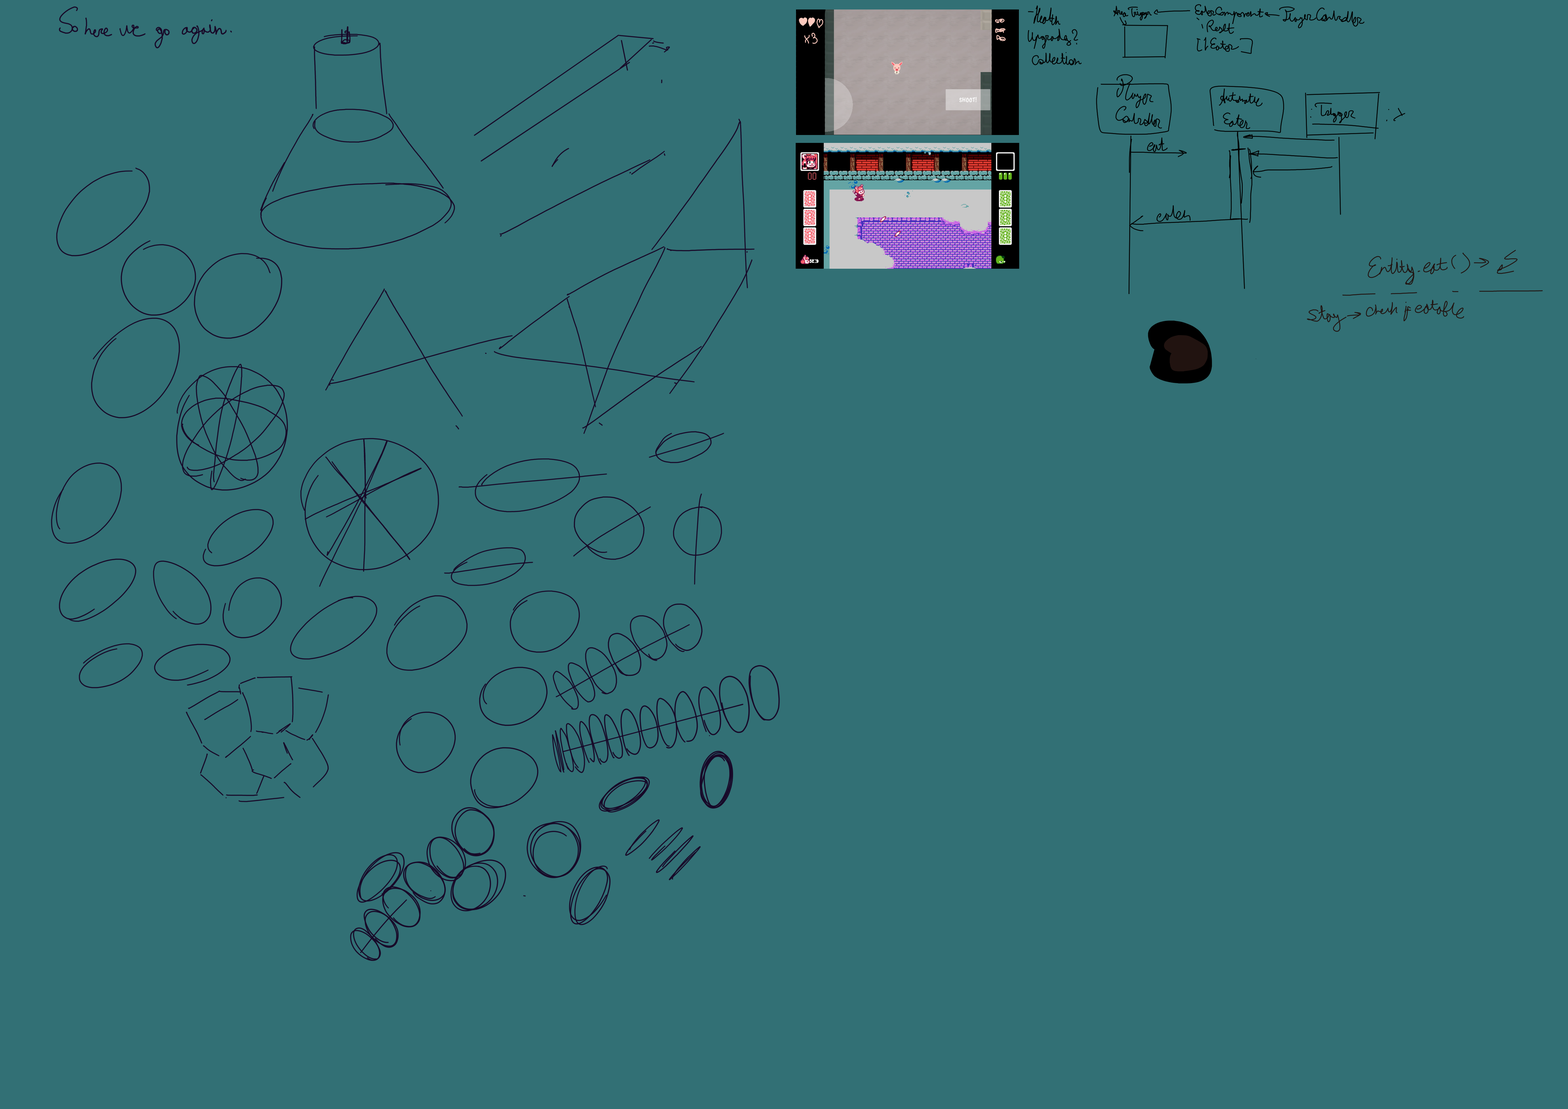
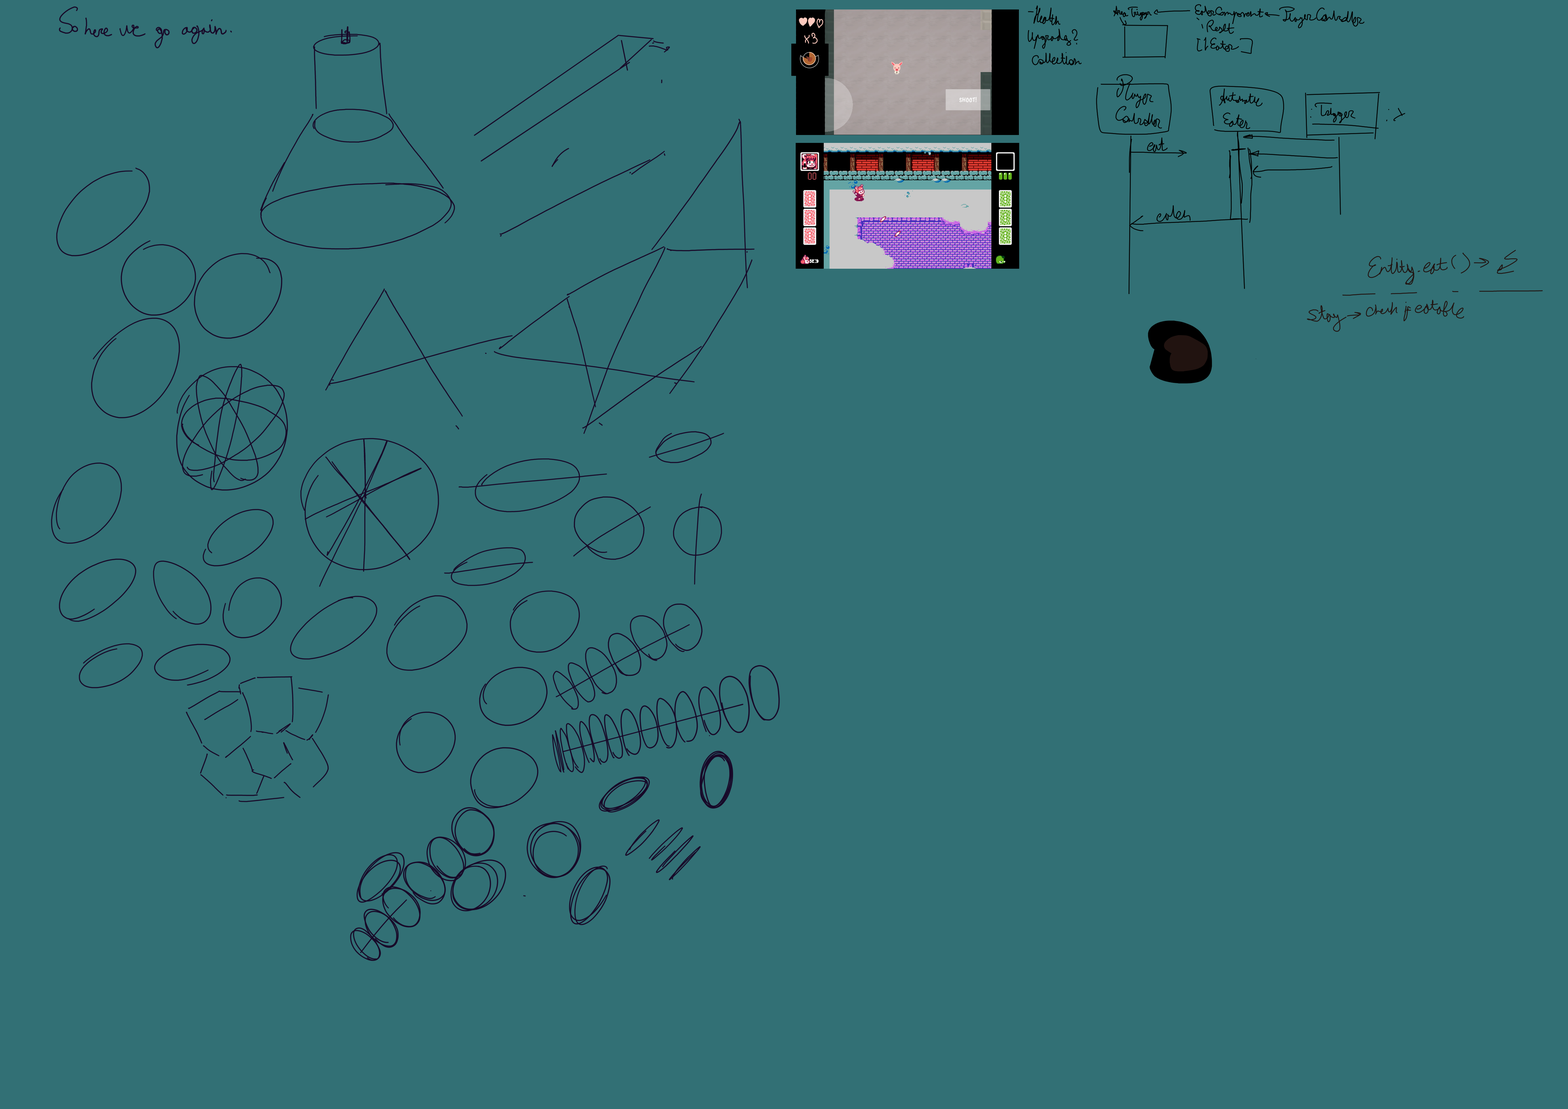
Layers edited between the first and the second 1568px x 1109px image:
added group "Group 7" with 5 layers in group "Group 3" over (791, 43, 829, 76)
added layer "Paint Layer 10" in group "Group 7" over (791, 43, 829, 76)
added layer "Paint Layer 8" in group "Group 7" over (791, 43, 829, 76)
added layer "Paint Layer 9" in group "Group 7" over (791, 43, 829, 76)
added layer "Paint Layer 6" in group "Group 7" over (791, 43, 829, 76)
painted on "Paint Layer 5" over (791, 18, 1006, 76)
painted on "Paint Layer 2" over (791, 18, 1006, 76)